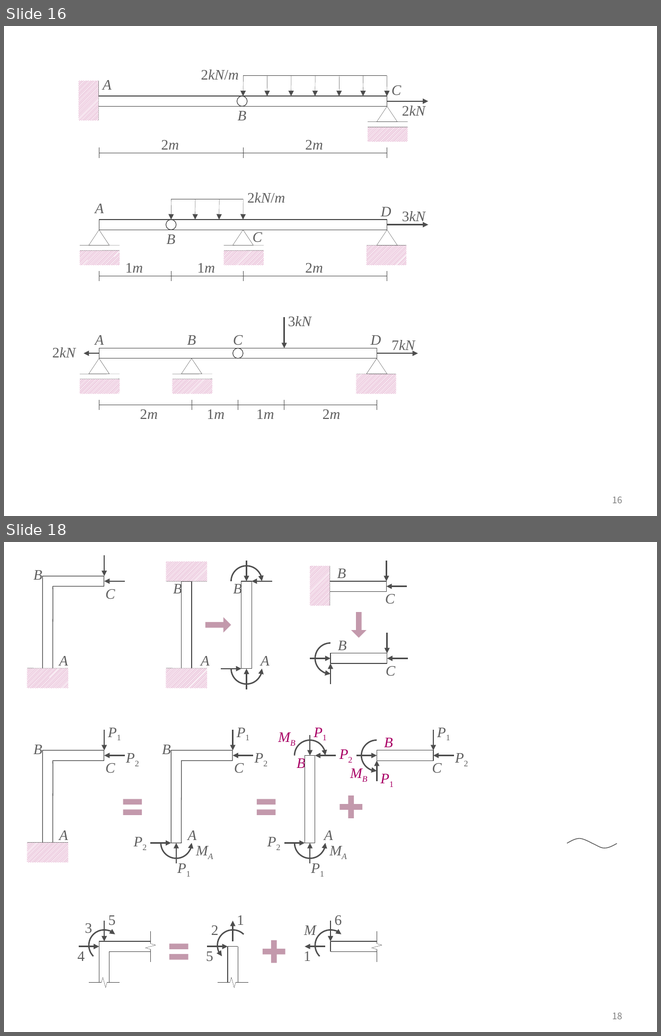
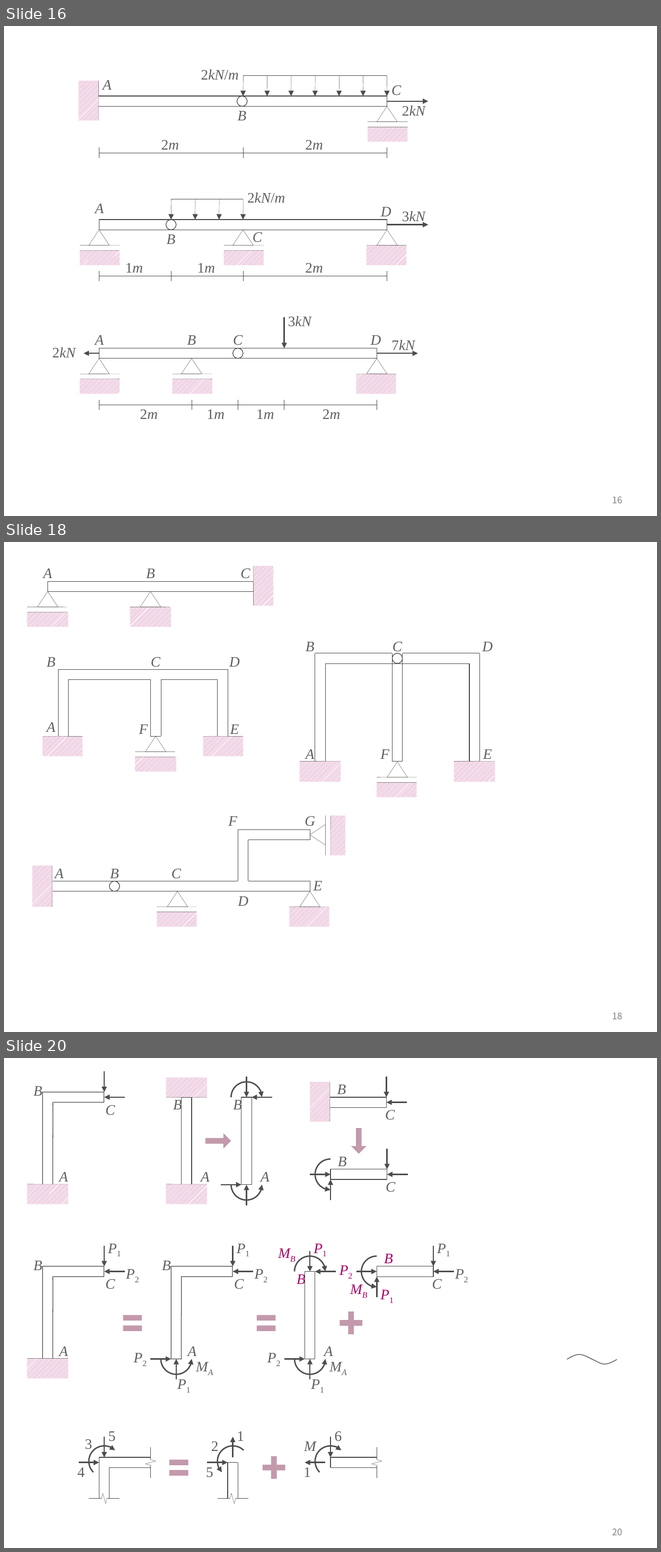
Before and after one commit to ironbell87/structural_mechanics_II, a slide deck: figures.pptx. Shown one above the other, each under a label of ours: slides 16 and 18 before the commit, slides 16, 18 and 20 after it; the slides between them are not shown. The pictures are 661x1036 and 661x1552 pixels, drawn with LibreOffice and Linux fonts; fonts in the diff are those of the drawing. Boxes give left, top, right and bottom in pixels: in the first picture for what was removed or moved away, otherwise in the second. Text is boxed around its words. In the diff, an @@ line names an element or a change of style, - is before the commit and + after.

```diff
--- a/figures.pptx
+++ b/figures.pptx
@@ slide 18 added at [4, 542, 657, 1032], background #FFFFFF; not listed: 1 template element that a slide beside it also shows @@
@@ group added at [27, 565, 274, 627]: 4 rectangles, 4 lines, 3 texts, 2 triangles @@
+A
+B
+C
@@ group added at [43, 657, 243, 772]: 14 lines, 6 texts, 3 rectangles, 1 triangle @@
+A
+B
+C
+D
+E
+F
@@ group added at [300, 642, 495, 797]: 20 lines, 6 texts, 3 rectangles, 1 ellipse, 1 triangle @@
+A
+B
+C
+D
+E
+F
@@ group added at [32, 815, 345, 927]: 15 lines, 7 texts, 4 rectangles, 3 triangles, 1 ellipse @@
+A
+B
+C
+D
+E
+F
+G
@@ what was slide 18 is now slide 20 @@
@@ page number at [612, 1528, 622, 1535]: text changed @@
-18
+20
```
Also in this commit, not shown: 1 slide changed, 1 other slide added, 15 other files.
